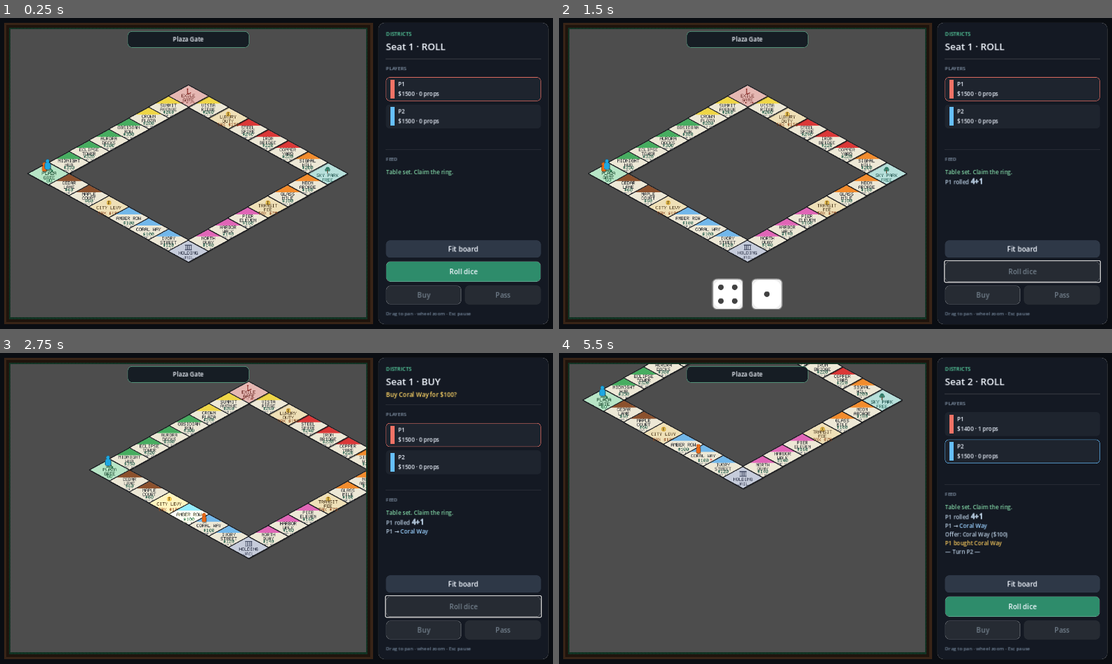
Above: before the commit, frames 1-4 (two rows, left to right).
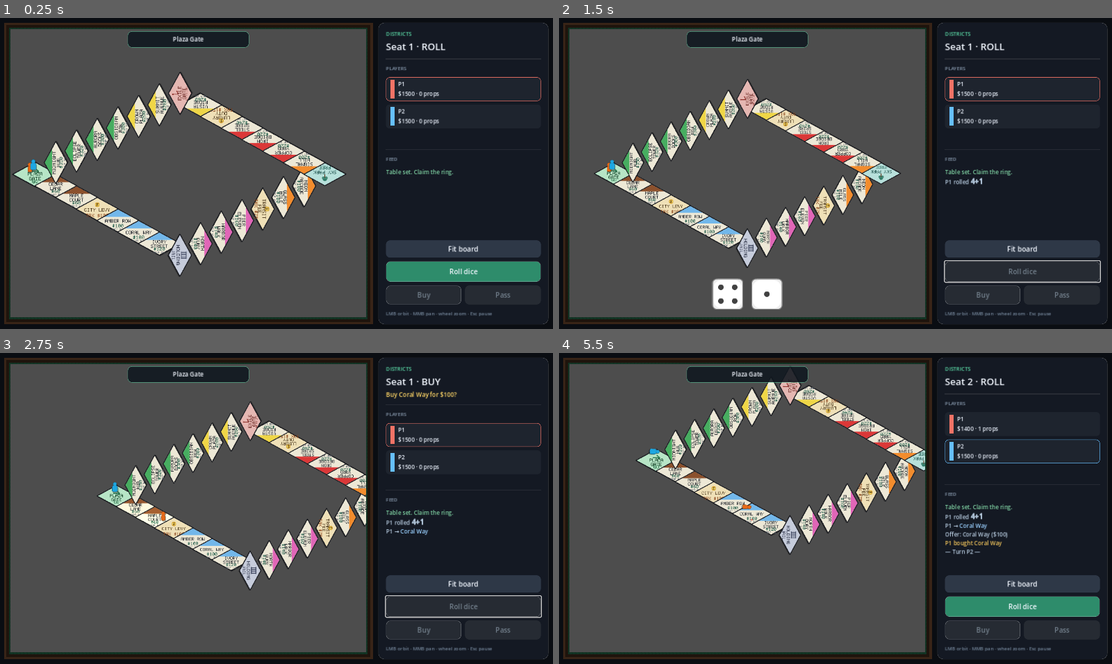
Above: after the commit, the same moments.

Repository: kblaszki/godot-game
Game: Godot game, scene res://games/districts/app/play.tscn
Two runs of this game, one before a commit and one after it. Both use one fixed random seed, a clock stepped at 60 frames per second and the inputs below. This scene is started directly instead of the project's main scene.
Inputs (mouse positions are in pixels of both pictures, inside the frame that each line leads up to):
- Up to frame 1 (0.25 s): no input
- Up to frame 2 (1.5 s): click "Fit board" at 0.5 s; click "Roll dice" at 1.25 s
- Up to frame 3 (2.75 s): tap Enter (ui_accept) at 2, 2.27 s; move the mouse to (398, 492) at 2.02 s; hold D (breakout_move_right) from 2.03 s (still down); hold Shift from 2.03 s (still down); click (398, 492) at 2.17 s
- Up to frame 4 (5.5 s): release D (breakout_move_right) at 2.75 s; release Shift at 2.75 s; drag from (724, 524) to (807, 570) at 2.77 s; move the mouse to (890, 440) at 3.52 s; hold D (breakout_move_right) 3.53-4.25 s; tap Ctrl at 3.6 s; click (890, 440) at 3.67 s; click "Buy" at 4.25 s; tap Enter (ui_accept) at 5 s; drag from (807, 570) to (669, 461) at 5.02 s

The runs differ from the first frame. In frame 1, 8.4% of the frame differs, in the area x 2-89%, y 17-96%; in frame 2, 6.8%; in frame 3, 13%, in the area x 16-89%, y 8-96%; in frame 4, 12%.

Commit message:
Orient Districts tiles by edge and add smooth orbit camera.
Monopoly-style facing toward the board center, LMB orbit / MMB pan, and slower follow plus pawn hops so labels stay readable while play moves.

Diff:
--- a/games/districts/app/play.gd
+++ b/games/districts/app/play.gd
@@ -4,9 +4,12 @@
 const PAUSE_PATH := "res://games/districts/app/pause_menu.tscn"
 const ZOOM_MIN := 0.35
 const ZOOM_MAX := 2.4
-const PAD := 72.0
-const STEP_SEC := 0.07
-const TILE_HALF := Vector2(96, 56)
+const PAD := 88.0
+const STEP_SEC := 0.16
+const TILE_HALF := Vector2(110, 110)
+const FOLLOW_POS_RATE := 2.6
+const FOLLOW_ROT_RATE := 2.2
+const ORBIT_SENS := 0.006
 
 const MEEPLE_PATHS: Array[String] = [
 	"res://games/districts/assets/kenney_boardgame/pieces/meeple_red.png",
@@ -29,10 +32,13 @@
 var _log_lines: PackedStringArray = PackedStringArray()
 var _bot_cooldown: float = 0.0
 var _pulse: float = 0.0
-var _dragging: bool = false
+var _panning: bool = false
+var _orbiting: bool = false
 var _drag_last: Vector2 = Vector2.ZERO
 var _follow_t: float = 0.0
 var _follow_target: Vector2 = Vector2.ZERO
+var _follow_rot_target: float = 0.0
+var _auto_orient: bool = true
 var _busy: bool = false
 var _cash_cache: Array[int] = []
 var _banner_shown: bool = false
@@ -162,9 +168,14 @@
 func _process(delta: float) -> void:
 	_pulse += delta
 	_highlight_current_tile()
+	_keep_pawns_upright()
 	if _follow_t > 0.0:
 		_follow_t = maxf(0.0, _follow_t - delta)
-		_camera.position = _camera.position.lerp(_follow_target, 1.0 - exp(-7.0 * delta))
+		var pos_t := 1.0 - exp(-FOLLOW_POS_RATE * delta)
+		_camera.position = _camera.position.lerp(_follow_target, pos_t)
+		if _auto_orient:
+			var rot_t := 1.0 - exp(-FOLLOW_ROT_RATE * delta)
+			_camera.rotation = lerp_angle(_camera.rotation, _follow_rot_target, rot_t)
 	if _busy or _sim.get_phase() == DistrictSim.PHASE_OVER:
 		return
 	var player := _sim.get_player(_sim.get_current_player())
@@ -173,7 +184,7 @@
 	_bot_cooldown -= delta
 	if _bot_cooldown > 0.0:
 		return
-	_bot_cooldown = 0.35
+	_bot_cooldown = 0.45
 	_run_action(func() -> Array: return _sim.bot_act())
 
 
@@ -192,10 +203,20 @@
 func _on_board_gui_input(event: InputEvent) -> void:
 	if event is InputEventMouseButton:
 		var mb := event as InputEventMouseButton
-		if mb.button_index == MOUSE_BUTTON_LEFT or mb.button_index == MOUSE_BUTTON_MIDDLE:
-			_dragging = mb.pressed
+		if mb.button_index == MOUSE_BUTTON_LEFT:
+			_orbiting = mb.pressed
+			_panning = false
 			_drag_last = mb.position
-			_follow_t = 0.0
+			if mb.pressed:
+				_follow_t = 0.0
+				_auto_orient = false
+			_svc.accept_event()
+		elif mb.button_index == MOUSE_BUTTON_MIDDLE:
+			_panning = mb.pressed
+			_orbiting = false
+			_drag_last = mb.position
+			if mb.pressed:
+				_follow_t = 0.0
 			_svc.accept_event()
 		elif mb.pressed and mb.button_index == MOUSE_BUTTON_WHEEL_UP:
 			_zoom_at(mb.position, 1.12)
@@ -203,12 +224,20 @@
 		elif mb.pressed and mb.button_index == MOUSE_BUTTON_WHEEL_DOWN:
 			_zoom_at(mb.position, 1.0 / 1.12)
 			_svc.accept_event()
-	elif event is InputEventMouseMotion and _dragging:
+	elif event is InputEventMouseMotion:
 		var mm := event as InputEventMouseMotion
 		var delta := mm.position - _drag_last
 		_drag_last = mm.position
-		_camera.position -= delta / _camera.zoom
-		_svc.accept_event()
+		if _orbiting:
+			_camera.rotation += delta.x * ORBIT_SENS
+			_svc.accept_event()
+		elif _panning:
+			_camera.position -= _screen_delta_to_world(delta)
+			_svc.accept_event()
+
+
+func _screen_delta_to_world(screen_delta: Vector2) -> Vector2:
+	return screen_delta.rotated(_camera.rotation) / _camera.zoom.x
 
 
 func _zoom_at(screen_pos: Vector2, factor: float) -> void:
@@ -217,9 +246,9 @@
 	if is_equal_approx(new_zoom, old_zoom):
 		return
 	var local := screen_pos - _svc.size * 0.5
-	var world_under := _camera.position + local / old_zoom
+	var world_under := _camera.position + local.rotated(_camera.rotation) / old_zoom
 	_camera.zoom = Vector2(new_zoom, new_zoom)
-	_camera.position = world_under - local / new_zoom
+	_camera.position = world_under - local.rotated(_camera.rotation) / new_zoom
 	_follow_t = 0.0
 
 
@@ -236,10 +265,13 @@
 	var view := _view_size()
 	var target := _board_rect.grow(PAD)
 	var z := clampf(minf(view.x / target.size.x, view.y / target.size.y), ZOOM_MIN, ZOOM_MAX)
+	_auto_orient = true
+	_follow_rot_target = 0.0
+	_follow_t = 0.0
 	var tw := create_tween().set_ease(Tween.EASE_OUT).set_trans(Tween.TRANS_CUBIC)
-	tw.tween_property(_camera, "zoom", Vector2(z, z), 0.28)
-	tw.parallel().tween_property(_camera, "position", target.get_center(), 0.28)
-	_follow_t = 0.0
+	tw.tween_property(_camera, "zoom", Vector2(z, z), 0.45)
+	tw.parallel().tween_property(_camera, "position", target.get_center(), 0.45)
+	tw.parallel().tween_property(_camera, "rotation", 0.0, 0.45)
 
 
 func _on_roll() -> void:
@@ -373,23 +405,33 @@
 	var pawn := _pawn_nodes[player_id]
 	var count := _sim.get_config().space_count()
 	var cur := from_i
+	_auto_orient = true
 	for _s in maxi(steps, 1):
 		cur = (cur + 1) % count
 		var target := _tile_centers[cur] + _pawn_offset(player_id)
-		_follow_target = _tile_centers[cur]
-		_follow_t = 0.35
+		_set_follow_space(cur)
 		var hop := create_tween()
-		hop.set_trans(Tween.TRANS_SINE).set_ease(Tween.EASE_OUT)
-		hop.tween_property(pawn, "position", target + Vector2(0, -10), STEP_SEC * 0.55)
-		hop.tween_property(pawn, "position", target, STEP_SEC * 0.45)
+		hop.set_trans(Tween.TRANS_SINE).set_ease(Tween.EASE_IN_OUT)
+		hop.tween_property(pawn, "position", target + Vector2(0, -14), STEP_SEC * 0.5)
+		hop.tween_property(pawn, "position", target, STEP_SEC * 0.5)
 		await hop.finished
 		if cur < _tile_sprites.size():
 			var flash := create_tween()
-			flash.tween_property(_tile_sprites[cur], "modulate", Color(1.3, 1.3, 1.15, 1), 0.05)
-			flash.tween_property(_tile_sprites[cur], "modulate", Color.WHITE, 0.12)
-	# Ensure final sim position
+			flash.tween_property(_tile_sprites[cur], "modulate", Color(1.3, 1.3, 1.15, 1), 0.08)
+			flash.tween_property(_tile_sprites[cur], "modulate", Color.WHITE, 0.18)
 	pawn.position = _tile_centers[to_i] + _pawn_offset(player_id)
+	_set_follow_space(to_i)
 	_update_space_chip(to_i)
+
+
+func _set_follow_space(space_i: int) -> void:
+	if space_i < 0 or space_i >= _tile_centers.size():
+		return
+	_follow_target = _tile_centers[space_i]
+	# Rotate view so this side's labels read upright (Monopoly edge facing the viewer).
+	_follow_rot_target = -_space_tile_rotation(space_i)
+	_follow_t = 0.85
+	_auto_orient = true
 
 
 func _pop_tile(space_i: int, tint: Color) -> void:
@@ -471,8 +513,7 @@
 	if space_i < 0 or space_i >= _tile_centers.size():
 		return
 	_pawn_nodes[player_id].position = _tile_centers[space_i] + _pawn_offset(player_id)
-	_follow_target = _tile_centers[space_i]
-	_follow_t = 0.4
+	_set_follow_space(space_i)
 	_update_space_chip(space_i)
 
 
@@ -502,12 +543,14 @@
 		sprite.texture = DistrictTileBaker.bake(space)
 		sprite.centered = true
 		sprite.position = center
+		sprite.rotation = _space_tile_rotation(i)
 		sprite.texture_filter = CanvasItem.TEXTURE_FILTER_LINEAR
 		var pip := Polygon2D.new()
 		pip.polygon = PackedVector2Array([
 			Vector2(-5, 0), Vector2(0, -5), Vector2(5, 0), Vector2(0, 5),
 		])
-		pip.position = Vector2(34, 18)
+		# Toward board center relative to the tile's local "up" (color band).
+		pip.position = Vector2(0, 28)
 		pip.visible = false
 		pip.z_index = 2
 		sprite.add_child(pip)
@@ -545,6 +588,31 @@
 
 func _pawn_offset(player_id: int) -> Vector2:
 	return Vector2(float(player_id) * 14.0 - 21.0, -30.0 - float(player_id % 2) * 10.0)
+
+
+func _keep_pawns_upright() -> void:
+	var counter := -_camera.rotation
+	for pawn in _pawn_nodes:
+		pawn.rotation = counter
+
+
+func _space_side(index: int) -> int:
+	var per_side := maxi(_sim.get_config().space_count() / 4, 1)
+	return clampi(int(index / per_side), 0, 3)
+
+
+func _space_tile_rotation(index: int) -> float:
+	## Monopoly-style: color band / title face the board center on each edge.
+	match _space_side(index):
+		0:
+			return 0.0
+		1:
+			return PI * 0.5
+		2:
+			return PI
+		3:
+			return -PI * 0.5
+	return 0.0
 
 
 func _iso_ring_centers(count: int) -> Array[Vector2]:
--- a/games/districts/app/play.tscn
+++ b/games/districts/app/play.tscn
@@ -289,7 +289,7 @@
 theme_override_colors/font_color = Color(0.45, 0.52, 0.6, 1)
 theme_override_font_sizes/font_size = 11
 autowrap_mode = 3
-text = "Drag to pan · wheel zoom · Esc pause"
+text = "LMB orbit · MMB pan · wheel zoom · Esc pause"
 
 [node name="Banner" type="PanelContainer" parent="."]
 visible = false
Not shown, changed: games/districts/docs/reference/app.md
